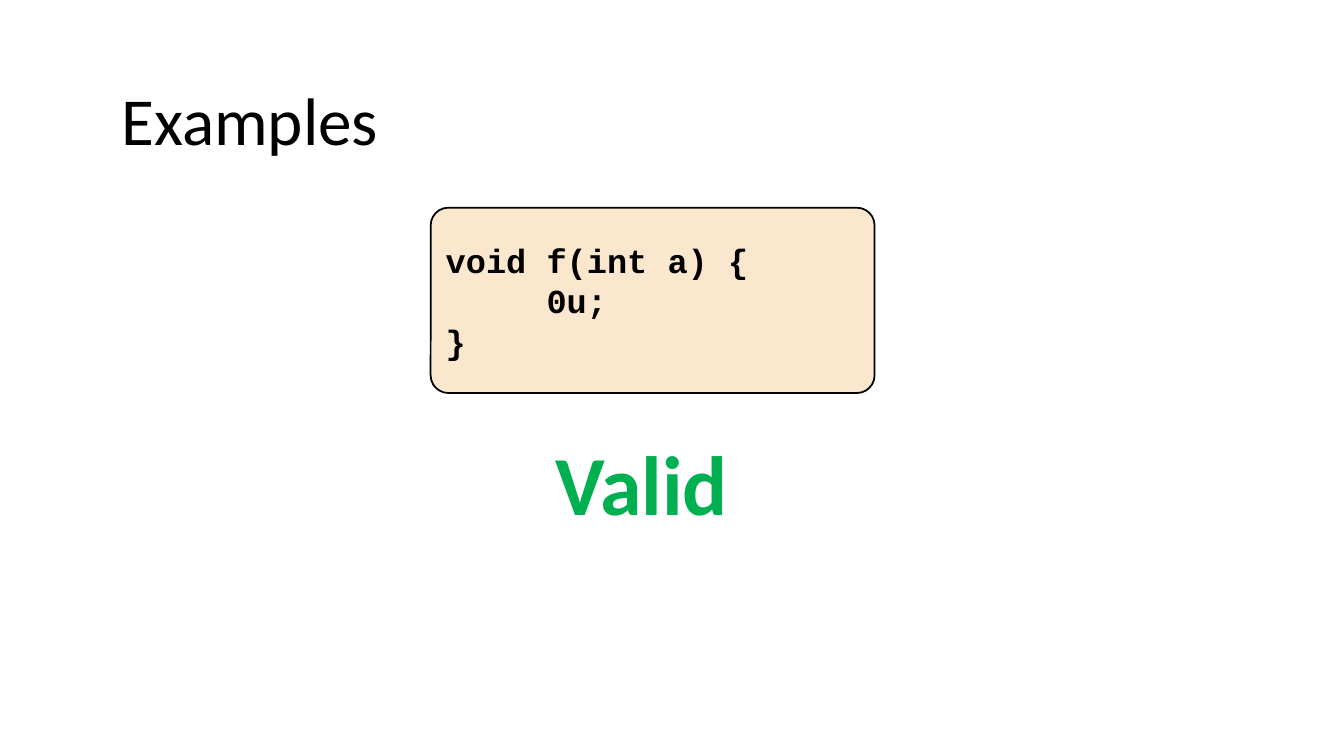
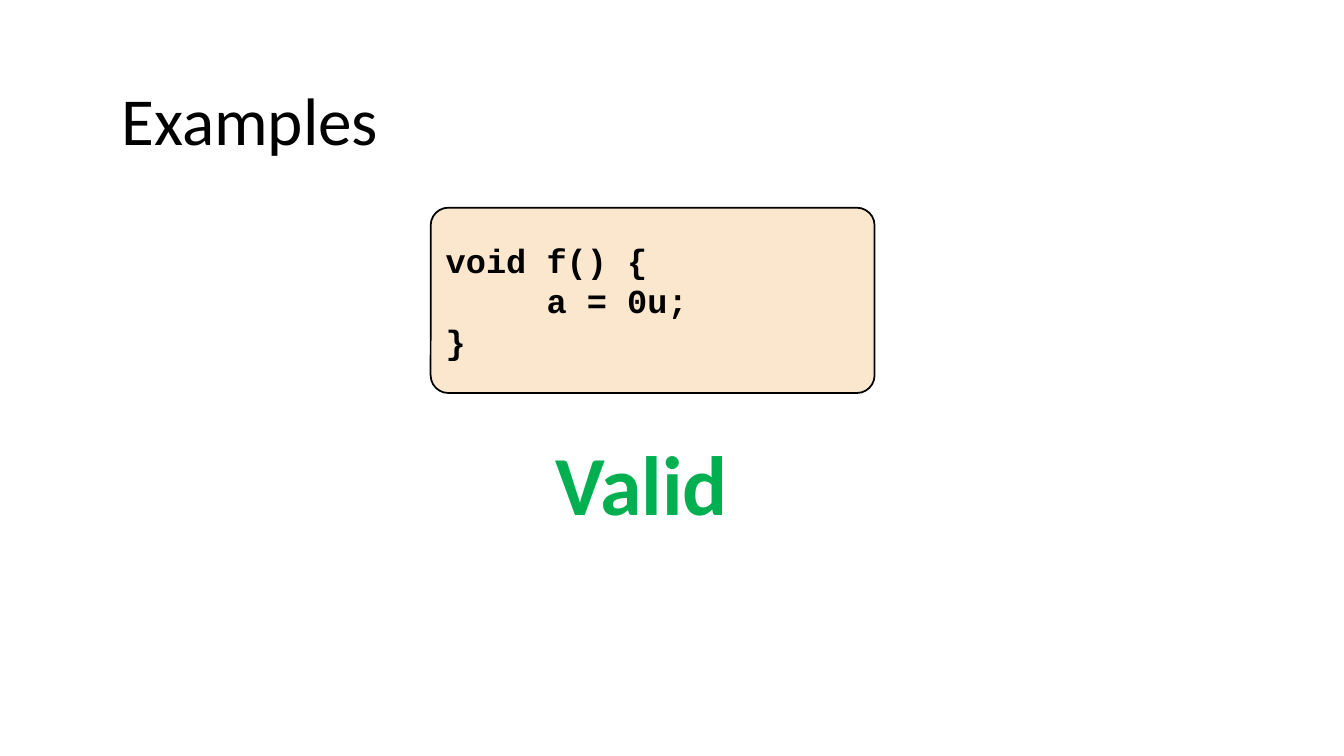
Before and after one commit to nivshani/compilation, a slide deck: slide 27 of new_slides/lexical_analysis.pptx (slide 21 before the commit). Drawn at 1344x756 pixels with LibreOffice and Linux fonts; fonts in the diff are those of the drawing. Boxes give left, top, right and bottom in pixels: in the first picture for what was removed or moved away, otherwise in the second. Text is boxed around its words. In the diff, an @@ line names an element or a change of style, - is before the commit and + after.

```diff
--- a/new_slides/lexical_analysis.pptx
+++ b/new_slides/lexical_analysis.pptx
@@ text in rounded rectangle at (446, 249, 688, 319): text changed @@
-void f(int a) {
-0u;
+void f() {
+a = 0u;
```
Also in this commit, not shown: 44 other slides changed, 1 slide added, 3 slides removed, 1 other file.
